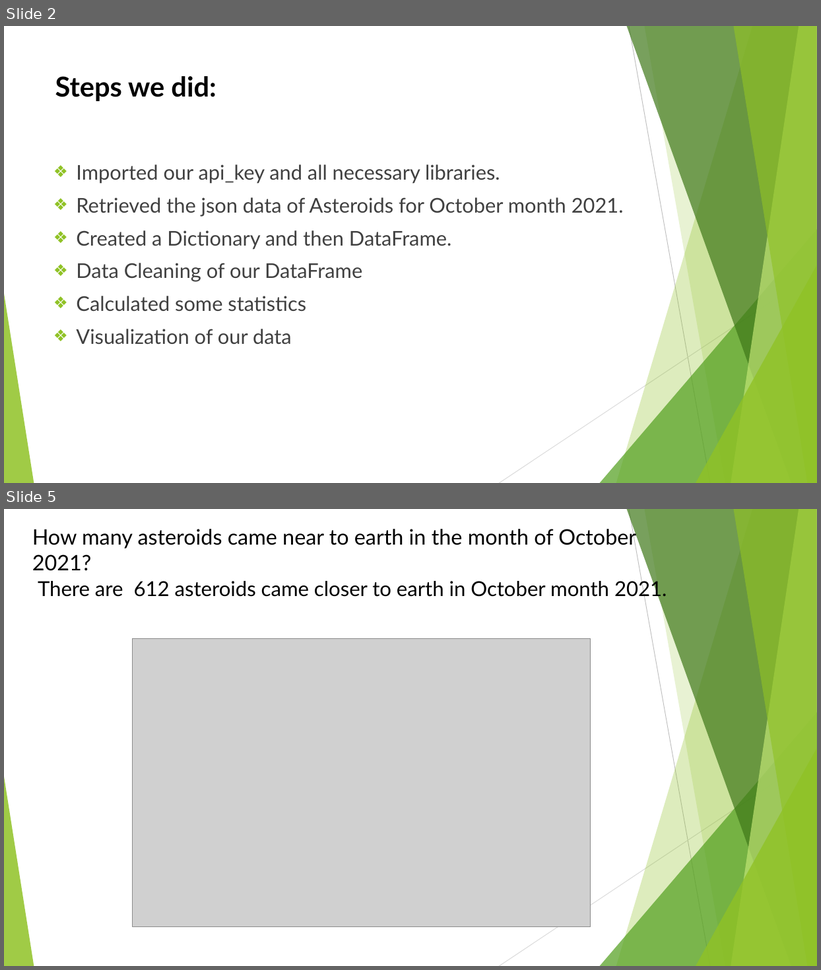
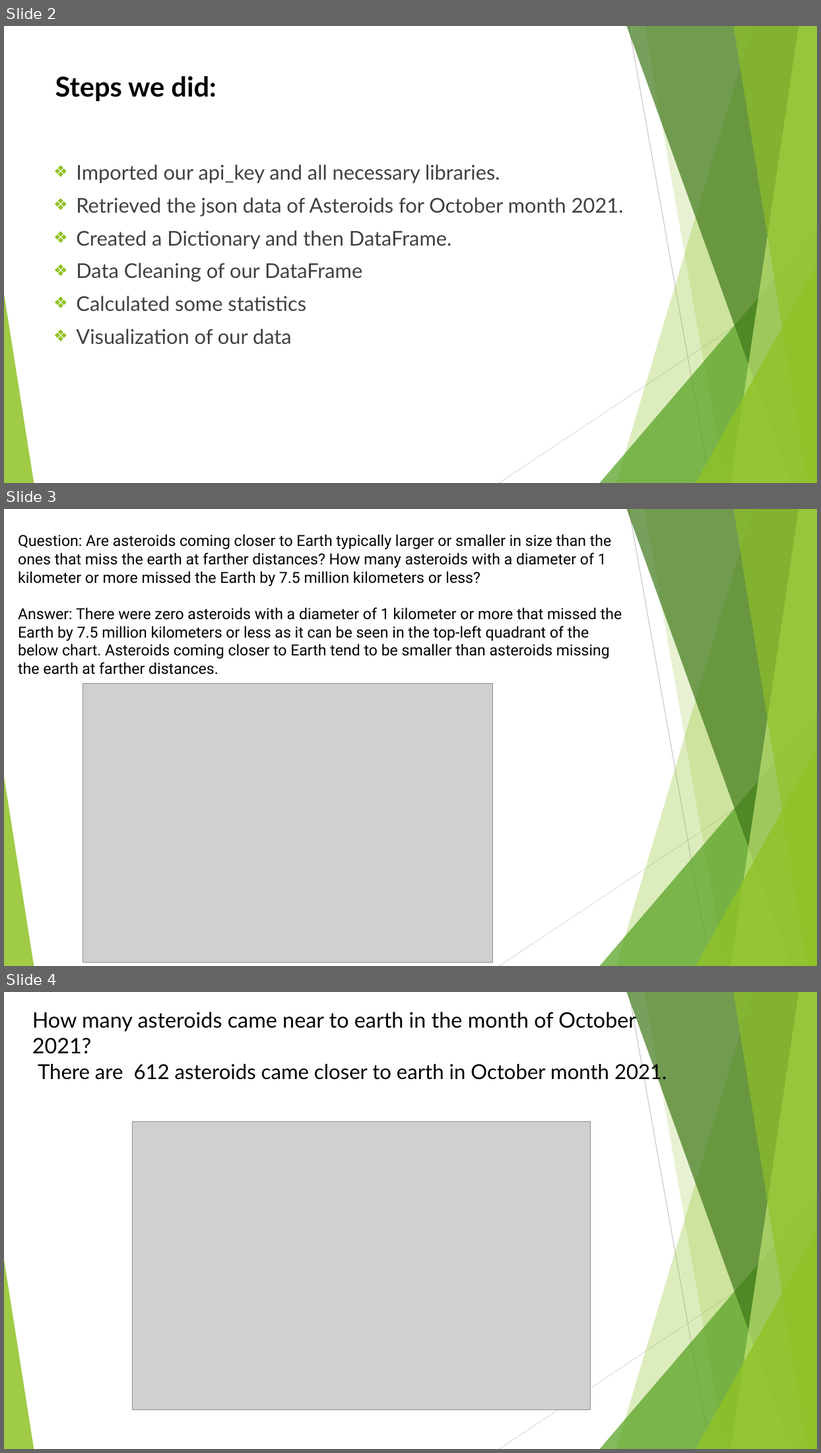
Before and after one commit to mangaioct6/Exploratory_project, a slide deck: ExploratoryProjectSlides.pptx. Shown one above the other, each under a label of ours: slides 2 and 5 before the commit, slides 2, 3 and 4 after it; the slides between them are not shown. The pictures are 821x970 and 821x1453 pixels, drawn with LibreOffice and Linux fonts; fonts in the diff are those of the drawing; grey boxes stand for pictures. Boxes give left, top, right and bottom in pixels: in the first picture for what was removed or moved away, otherwise in the second. Text is boxed around its words. In the diff, an @@ line names an element or a change of style, - is before the commit and + after.

```diff
--- a/ExploratoryProjectSlides.pptx
+++ b/ExploratoryProjectSlides.pptx
@@ slide 3 added at bbox=[4, 509, 817, 966], background #FFFFFF; not listed: 10 template elements that a slide beside it also shows @@
@@ text added at bbox=[18, 534, 622, 675], 18 pt, text #000000 @@
+Question: Are asteroids coming closer to Earth typically larger or smaller in size than the ones that miss the earth at farther distances? How many asteroids with a diameter of 1 kilometer or more missed the Earth by 7.5 million kilometers or less?
+Answer: There were zero asteroids with a diameter of 1 kilometer or more that missed the Earth by 7.5 million kilometers or less as it can be seen in the top-left quadrant of the below chart. Asteroids coming closer to Earth tend to be smaller than asteroids missing the earth at farther distances.
@@ picture added at bbox=[83, 683, 493, 962] @@
@@ what was slide 5 is now slide 4 @@
```
Also in this commit, not shown: 1 other slide added, 2 slides removed.
